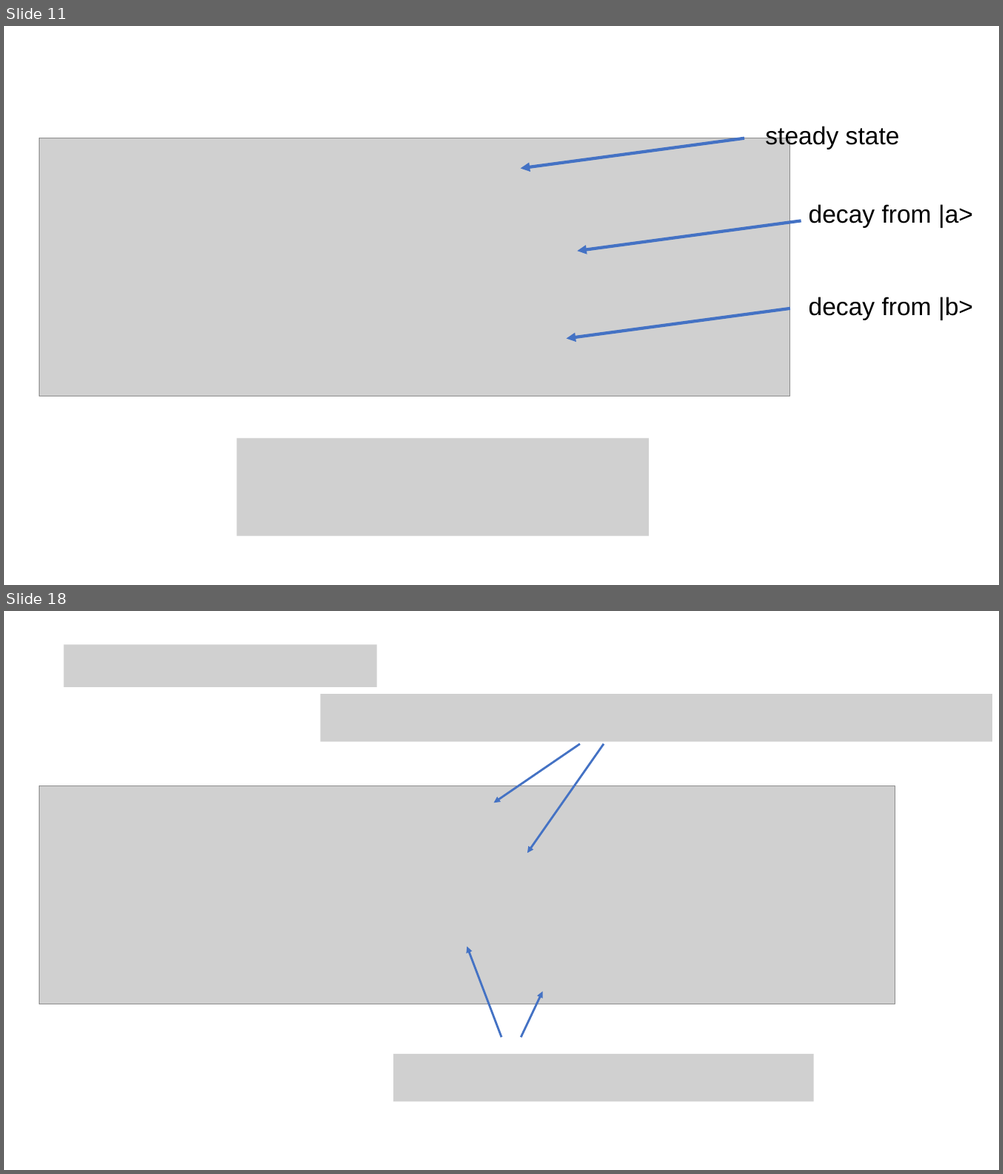
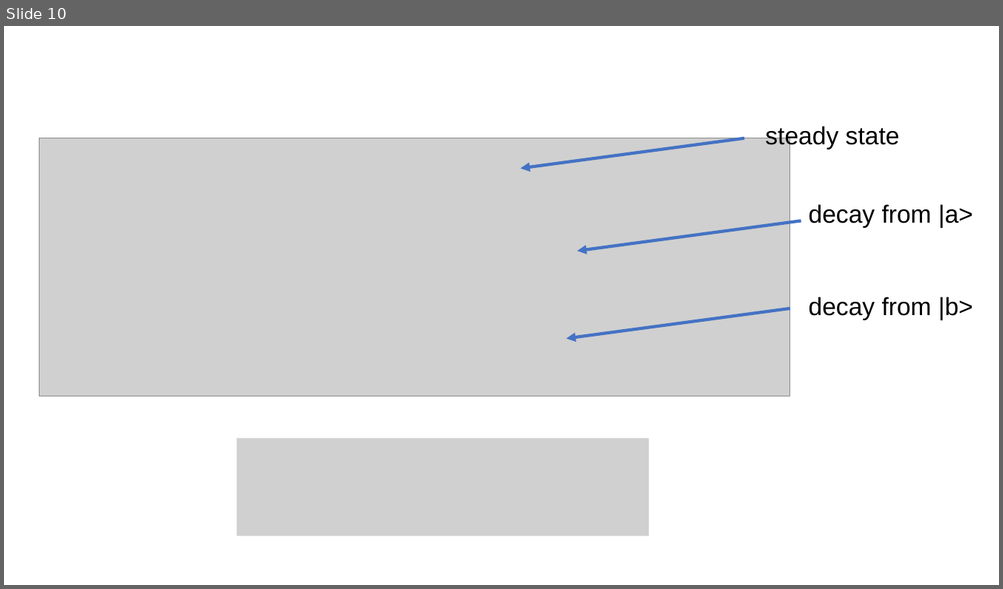
Before and after one commit to youjieyu888/entangle-cascade, a slide deck: Jieyu You.pptx. Shown one above the other, each under a label of ours: slides 11 and 18 before the commit, slide 10 after it; the slides between them are not shown. The pictures are 1003x1174 and 1003x589 pixels, drawn with LibreOffice and Linux fonts; fonts in the diff are those of the drawing; grey boxes stand for pictures. Boxes give left, top, right and bottom in pixels: in the first picture for what was removed or moved away, otherwise in the second. Text is boxed around its words. In the diff, an @@ line names an element or a change of style, - is before the commit and + after.

```diff
--- a/Jieyu You.pptx
+++ b/Jieyu You.pptx
@@ slide 18 removed at box(4, 611, 999, 1170), background #FFFFFF @@
@@ picture removed at box(64, 644, 377, 687) @@
@@ picture removed at box(320, 694, 992, 741) @@
@@ arrow removed from (580, 743) to (493, 803) @@
@@ arrow removed from (604, 743) to (527, 854) @@
@@ picture removed at box(39, 786, 895, 1004) @@
@@ arrow removed from (502, 1038) to (466, 947) @@
@@ arrow removed from (521, 1038) to (543, 991) @@
@@ picture removed at box(393, 1054, 814, 1102) @@
@@ what was slide 11 is now slide 10 @@
```
Also in this commit, not shown: 6 slides changed, 1 slide added, 7 other slides removed, 6 other files.
